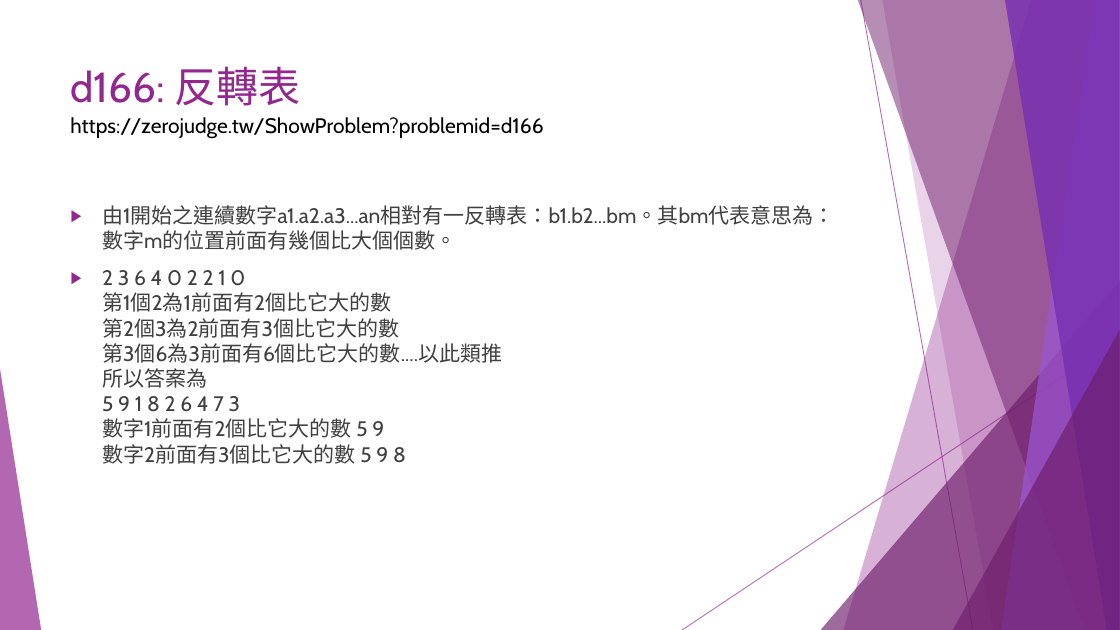
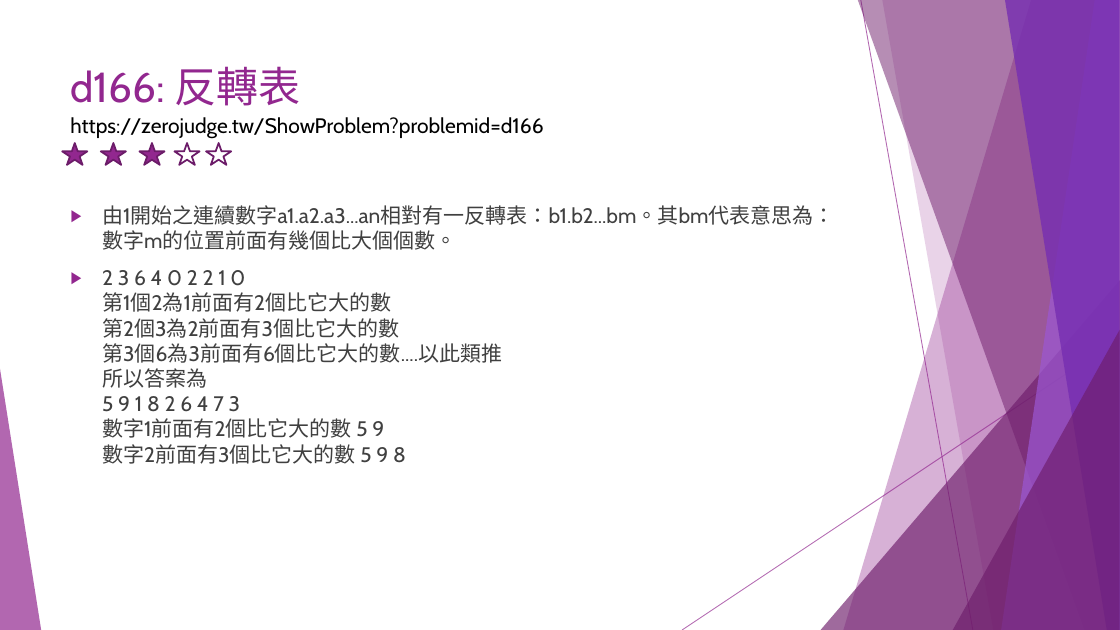
Before and after one commit to liulawsi/My_PPTs, a slide deck: slide 30 of CHING JIAN/C_Class/A1_邏輯思考訓練題.pptx (slide 31 before the commit). Drawn at 1120x630 pixels with LibreOffice and Linux fonts; fonts in the diff are those of the drawing. Boxes give left, top, right and bottom in pixels: in the first picture for what was removed or moved away, otherwise in the second. Text is boxed around its words. In the diff, an @@ line names an element or a change of style, - is before the commit and + after.

```diff
--- a/CHING JIAN/C_Class/A1_邏輯思考訓練題.pptx
+++ b/CHING JIAN/C_Class/A1_邏輯思考訓練題.pptx
@@ group added at <box>62,143,231,165</box>: 5 stars @@
```
Also in this commit, not shown: 3 other slides changed, 12 slides added.
